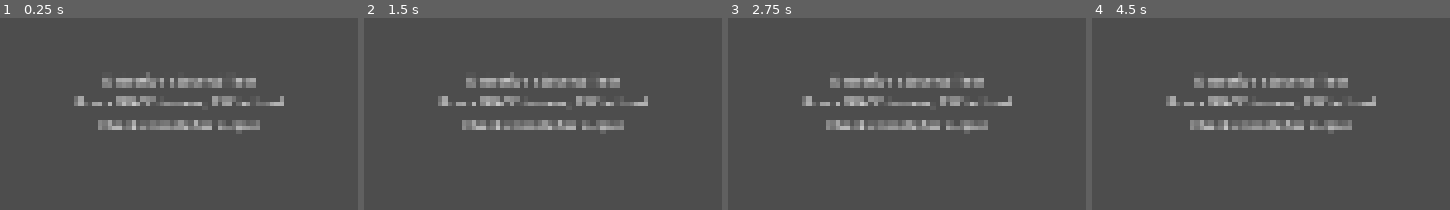
Above: before the commit, frames 1-4 (left to right).
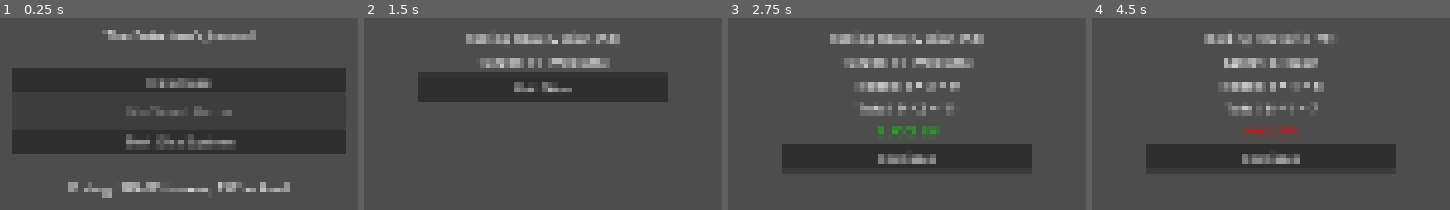
Above: after the commit, the same moments.

Repository: odhranhardy/detectivesjournal
Game: Godot game, scene res://scenes/main.tscn
Two runs of this game, one before a commit and one after it. Both use one fixed random seed, a clock stepped at 60 frames per second and the inputs below.
Inputs (mouse positions are in pixels of both pictures, inside the frame that each line leads up to):
- Up to frame 1 (0.25 s): no input
- Up to frame 2 (1.5 s): click (543, 140) at 0.5 s, where only the run after the commit has a clickable "Test Dice System"; click (543, 83) at 1.25 s, where only the run after the commit has a clickable "Test Observation Roll"
- Up to frame 3 (2.75 s): click (907, 87) at 2 s, where only the run after the commit has a clickable "Roll Dice"
- Up to frame 4 (4.5 s): click (1271, 156) at 2.75 s, where only the run after the commit has a clickable "Continue"; click (1271, 114) at 3.5 s, where only the run after the commit has a clickable "Test Rhetoric Roll"; click (1271, 87) at 4.25 s, where only the run after the commit has a clickable "Roll Dice"

The runs differ from the first frame. In frame 1, 29% of the frame differs, in the area x 3-97%, y 6-94%; in frame 2, 17%; in frame 3, 18%; in frame 4, 17%.

Commit message:
feat: create main menu with game navigation buttons
Co-authored-by: aider (openrouter/anthropic/claude-sonnet-4) <aider@aider.chat>

Diff:
--- a/scenes/main.tscn
+++ b/scenes/main.tscn
@@ -25,9 +25,36 @@
 grow_horizontal = 2
 grow_vertical = 2
 
-[node name="Label" type="Label" parent="VBoxContainer"]
+[node name="GameTitle" type="Label" parent="VBoxContainer"]
 layout_mode = 2
-text = "Detective's Journal Test
-Press SPACE to save, ESC to load
-Check console for output"
+text = "The Detective's Journal"
 horizontal_alignment = 1
+
+[node name="Spacer1" type="Control" parent="VBoxContainer"]
+layout_mode = 2
+custom_minimum_size = Vector2(0, 20)
+
+[node name="NewGameButton" type="Button" parent="VBoxContainer"]
+layout_mode = 2
+text = "New Case"
+
+[node name="ContinueButton" type="Button" parent="VBoxContainer"]
+layout_mode = 2
+text = "Continue Investigation"
+
+[node name="DiceTestButton" type="Button" parent="VBoxContainer"]
+layout_mode = 2
+text = "Test Dice System"
+
+[node name="Spacer2" type="Control" parent="VBoxContainer"]
+layout_mode = 2
+custom_minimum_size = Vector2(0, 20)
+
+[node name="DebugLabel" type="Label" parent="VBoxContainer"]
+layout_mode = 2
+text = "Debug: SPACE to save, ESC to load"
+horizontal_alignment = 1
+
+[connection signal="pressed" from="VBoxContainer/NewGameButton" to="." method="_on_new_game_pressed"]
+[connection signal="pressed" from="VBoxContainer/ContinueButton" to="." method="_on_continue_pressed"]
+[connection signal="pressed" from="VBoxContainer/DiceTestButton" to="." method="_on_dice_test_pressed"]
--- a/scripts/main.gd
+++ b/scripts/main.gd
@@ -1,30 +1,51 @@
 # scripts/Main.gd
 extends Control
 
+@onready var continue_button = $VBoxContainer/ContinueButton
+
 func _ready():
-	print("=== Detective's Journal - Test Scene ===")
-	print("Player Stats:")
-	print("  Observation: +", GameManager.player_observation)
-	print("  Rhetoric: +", GameManager.player_rhetoric)
+	print("=== The Detective's Journal ===")
+	print("Main menu loaded")
 
-	# Test starting a case
+	# Check if save file exists to enable/disable continue button
+	_update_continue_button()
+
+func _update_continue_button():
+	"""Enable continue button only if save file exists"""
+	var save_file = FileAccess.open(SaveSystem.SAVE_FILE, FileAccess.READ)
+	if save_file:
+		save_file.close()
+		continue_button.disabled = false
+		continue_button.text = "Continue Investigation"
+	else:
+		continue_button.disabled = true
+		continue_button.text = "No Saved Game"
+
+func _on_new_game_pressed():
+	print("Starting new case...")
+	# TODO: Load case selection scene or start first case
 	GameManager.start_case("missing_influencer")
+	print("Started case: The Missing Influencer")
 
-	# Test discovering a clue
-	GameManager.discover_clue("cafe_discrepancy")
+func _on_continue_pressed():
+	print("Loading saved game...")
+	if SaveSystem.load_game():
+		print("Game loaded successfully")
+		# TODO: Load investigation scene with current case
+	else:
+		print("Failed to load game")
 
-	# Test performing an action
-	GameManager.perform_action("visit_cafe")
-
-	print("Available actions: ", GameManager.available_actions)
-	print("Completed actions: ", GameManager.completed_actions)
-	print("Discovered clues: ", GameManager.discovered_clues)
+func _on_dice_test_pressed():
+	print("Opening dice test scene...")
+	get_tree().change_scene_to_file("res://scenes/ui/DiceTest.tscn")
 
 func _input(event):
+	# Keep debug functionality for development
 	if event.is_action_pressed("ui_accept"):  # Space or Enter
-		print("Testing save system...")
+		print("Debug: Testing save system...")
 		SaveSystem.save_game()
+		_update_continue_button()
 
 	if event.is_action_pressed("ui_cancel"):  # Escape
-		print("Testing load system...")
+		print("Debug: Testing load system...")
 		SaveSystem.load_game()
